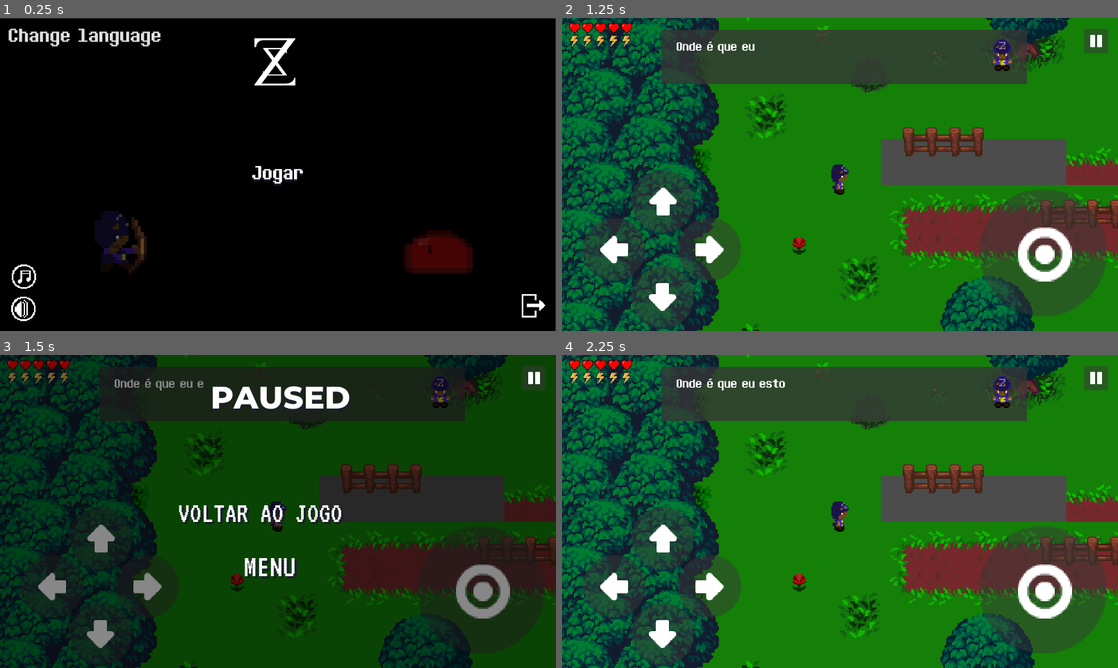
Above: before the commit, frames 1-4 (two rows, left to right).
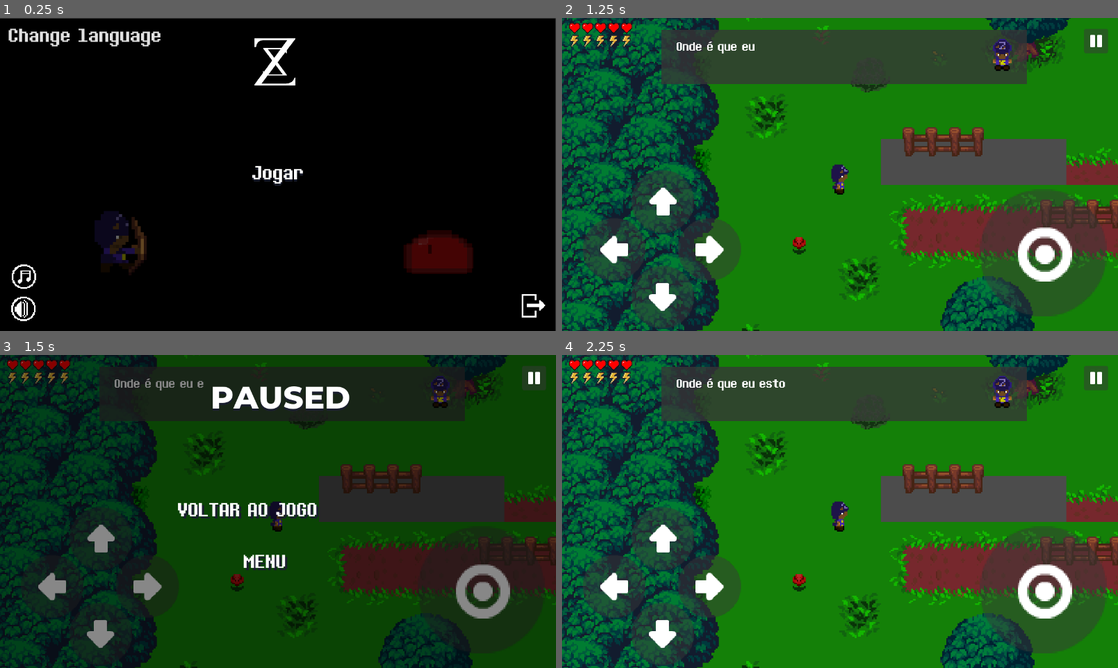
Above: after the commit, the same moments.

Repository: SynT8735/Blackout
Game: Godot game, scene res://Scenes/Menu/Menu.tscn
The game is run twice, just before and just after one commit, with the same random seed, the same clock (stepped at 60 frames per second) and the same inputs.
Inputs (mouse positions are in pixels of both pictures, inside the frame that each line leads up to):
- Up to frame 1 (0.25 s): no input
- Up to frame 2 (1.25 s): click "Jogar" at 0.5 s
- Up to frame 3 (1.5 s): click (533, 376) at 1.25 s
- Up to frame 4 (2.25 s): click "Voltar ao jogo" at 2 s

Frames 1-2 are identical in both runs. In frame 3, 1.8% of the frame differs, in the area x 32-62%, y 47-72%; in frame 4, nothing differs.

Commit message:
fixed other fonts

Diff:
--- a/Blackout/Organizado/Scenes/GameOver.tscn
+++ b/Blackout/Organizado/Scenes/GameOver.tscn
@@ -1,15 +1,15 @@
 [gd_scene load_steps=7 format=2]
 
 [ext_resource path="res://assets/scripts/GameOver.gd" type="Script" id=1]
-[ext_resource path="res://assets/font/VT323-Regular.ttf" type="DynamicFontData" id=2]
+[ext_resource path="res://assets/font/Determination2.ttf" type="DynamicFontData" id=2]
 [ext_resource path="res://Scenes/Menu/Buttons/playAgain.tscn" type="PackedScene" id=3]
 [ext_resource path="res://Scenes/Menu/Buttons/voltaraoMenu.tscn" type="PackedScene" id=4]
 
-[sub_resource type="DynamicFont" id=1]
-size = 94
+[sub_resource type="DynamicFont" id=2]
+size = 54
 font_data = ExtResource( 2 )
 
-[sub_resource type="StyleBoxEmpty" id=2]
+[sub_resource type="StyleBoxEmpty" id=3]
 
 [node name="GameOver" type="Control"]
 pause_mode = 2
@@ -29,7 +29,7 @@
 margin_top = 34.9109
 margin_right = 226.5
 margin_bottom = 129.911
-custom_fonts/font = SubResource( 1 )
+custom_fonts/font = SubResource( 2 )
 custom_colors/font_color_shadow = Color( 0.101961, 0.117647, 0.180392, 1 )
 custom_constants/shadow_offset_x = 5
 custom_constants/shadow_offset_y = 5
--- a/Blackout/Organizado/Scenes/Menu/Buttons/playAgain.tscn
+++ b/Blackout/Organizado/Scenes/Menu/Buttons/playAgain.tscn
@@ -1,12 +1,11 @@
 [gd_scene load_steps=4 format=2]
 
-[ext_resource path="res://assets/font/VT323-Regular.ttf" type="DynamicFontData" id=1]
+[ext_resource path="res://assets/font/Determination2.ttf" type="DynamicFontData" id=1]
 
-[sub_resource type="StyleBoxTexture" id=1]
+[sub_resource type="StyleBoxTexture" id=3]
 
 [sub_resource type="DynamicFont" id=2]
-resource_local_to_scene = true
-size = 74
+size = 54
 font_data = ExtResource( 1 )
 
 [node name="Button" type="Button"]
--- a/Blackout/Organizado/Scenes/Menu/Buttons/voltaraoJogo.tscn
+++ b/Blackout/Organizado/Scenes/Menu/Buttons/voltaraoJogo.tscn
@@ -1,9 +1,9 @@
 [gd_scene load_steps=3 format=2]
 
-[ext_resource path="res://assets/font/VT323-Regular.ttf" type="DynamicFontData" id=1]
+[ext_resource path="res://assets/font/Determination2.ttf" type="DynamicFontData" id=1]
 
-[sub_resource type="DynamicFont" id=1]
-size = 67
+[sub_resource type="DynamicFont" id=2]
+size = 54
 font_data = ExtResource( 1 )
 
 [node name="Button" type="Button"]
@@ -15,7 +15,7 @@
 [node name="Label" type="Label" parent="."]
 margin_right = 450.0
 margin_bottom = 60.0
-custom_fonts/font = SubResource( 1 )
+custom_fonts/font = SubResource( 2 )
 custom_colors/font_color_shadow = Color( 0.101961, 0.117647, 0.180392, 1 )
 custom_constants/shadow_offset_x = 5
 custom_constants/shadow_offset_y = 5
--- a/Blackout/Organizado/Scenes/Menu/Buttons/voltaraoMenu.tscn
+++ b/Blackout/Organizado/Scenes/Menu/Buttons/voltaraoMenu.tscn
@@ -1,9 +1,9 @@
 [gd_scene load_steps=3 format=2]
 
-[ext_resource path="res://assets/font/VT323-Regular.ttf" type="DynamicFontData" id=1]
+[ext_resource path="res://assets/font/Determination2.ttf" type="DynamicFontData" id=1]
 
-[sub_resource type="DynamicFont" id=1]
-size = 74
+[sub_resource type="DynamicFont" id=2]
+size = 54
 font_data = ExtResource( 1 )
 
 [node name="Button" type="Button"]
@@ -15,7 +15,7 @@
 [node name="Label" type="Label" parent="."]
 margin_right = 40.0
 margin_bottom = 14.0
-custom_fonts/font = SubResource( 1 )
+custom_fonts/font = SubResource( 2 )
 custom_colors/font_color_shadow = Color( 0.101961, 0.117647, 0.180392, 1 )
 custom_constants/shadow_offset_x = 5
 custom_constants/shadow_offset_y = 5
--- a/Blackout/Organizado/Scenes/World.tscn
+++ b/Blackout/Organizado/Scenes/World.tscn
@@ -266,7 +266,6 @@
 flat = true
 
 [node name="GameOverMenu" type="CanvasLayer" parent="."]
-editor/display_folded = true
 layer = 100
 
 [node name="GameOver" parent="GameOverMenu" instance=ExtResource( 15 )]
--- a/Blackout/Organizado/Scenes/slime.tscn
+++ b/Blackout/Organizado/Scenes/slime.tscn
@@ -1,36 +1,36 @@
 [gd_scene load_steps=63 format=2]
 
 [ext_resource path="res://assets/scripts/slime.gd" type="Script" id=1]
-[ext_resource path="res://assets/sprites/PNG/sprites/Slime/idle/Slime_left/slime_left_00.png" type="Texture" id=2]
-[ext_resource path="res://assets/sprites/PNG/sprites/Slime/idle/Slime_left/slime_left_01.png" type="Texture" id=3]
-[ext_resource path="res://assets/sprites/PNG/sprites/Slime/idle/Slime_left/slime_left_02.png" type="Texture" id=4]
-[ext_resource path="res://assets/sprites/PNG/sprites/Slime/idle/Slime_left/slime_left_03.png" type="Texture" id=5]
-[ext_resource path="res://assets/sprites/PNG/sprites/Slime/idle/Slime_left/slime_left_04.png" type="Texture" id=6]
-[ext_resource path="res://assets/sprites/PNG/sprites/Slime/idle/Slime_left/slime_left_05.png" type="Texture" id=7]
-[ext_resource path="res://assets/sprites/PNG/sprites/Slime/idle/Slime_left/slime_left_06.png" type="Texture" id=8]
-[ext_resource path="res://assets/sprites/PNG/sprites/Slime/idle/Slime_left/slime_left_07.png" type="Texture" id=9]
-[ext_resource path="res://assets/sprites/PNG/sprites/Slime/idle/Slime_left/slime_left_08.png" type="Texture" id=10]
-[ext_resource path="res://assets/sprites/PNG/sprites/Slime/idle/Slime_left/slime_left_09.png" type="Texture" id=11]
-[ext_resource path="res://assets/sprites/PNG/sprites/Slime/idle/Slime_left/slime_left_10.png" type="Texture" id=12]
-[ext_resource path="res://assets/sprites/PNG/sprites/Slime/idle/Slime_left/slime_left_11.png" type="Texture" id=13]
-[ext_resource path="res://assets/sprites/PNG/sprites/Slime/idle/Slime_left/slime_left_12.png" type="Texture" id=14]
-[ext_resource path="res://assets/sprites/PNG/sprites/Slime/idle/Slime_left/slime_left_13.png" type="Texture" id=15]
-[ext_resource path="res://assets/sprites/PNG/sprites/Slime/idle/Slime_left/slime_left_14.png" type="Texture" id=16]
-[ext_resource path="res://assets/sprites/PNG/sprites/Slime/idle/Slime_right/slime_right_00.png" type="Texture" id=17]
-[ext_resource path="res://assets/sprites/PNG/sprites/Slime/idle/Slime_right/slime_right_01.png" type="Texture" id=18]
-[ext_resource path="res://assets/sprites/PNG/sprites/Slime/idle/Slime_right/slime_right_02.png" type="Texture" id=19]
-[ext_resource path="res://assets/sprites/PNG/sprites/Slime/idle/Slime_right/slime_right_03.png" type="Texture" id=20]
-[ext_resource path="res://assets/sprites/PNG/sprites/Slime/idle/Slime_right/slime_right_04.png" type="Texture" id=21]
-[ext_resource path="res://assets/sprites/PNG/sprites/Slime/idle/Slime_right/slime_right_05.png" type="Texture" id=22]
-[ext_resource path="res://assets/sprites/PNG/sprites/Slime/idle/Slime_right/slime_right_06.png" type="Texture" id=23]
-[ext_resource path="res://assets/sprites/PNG/sprites/Slime/idle/Slime_right/slime_right_07.png" type="Texture" id=24]
-[ext_resource path="res://assets/sprites/PNG/sprites/Slime/idle/Slime_right/slime_right_08.png" type="Texture" id=25]
-[ext_resource path="res://assets/sprites/PNG/sprites/Slime/idle/Slime_right/slime_right_09.png" type="Texture" id=26]
-[ext_resource path="res://assets/sprites/PNG/sprites/Slime/idle/Slime_right/slime_right_10.png" type="Texture" id=27]
-[ext_resource path="res://assets/sprites/PNG/sprites/Slime/idle/Slime_right/slime_right_11.png" type="Texture" id=28]
-[ext_resource path="res://assets/sprites/PNG/sprites/Slime/idle/Slime_right/slime_right_12.png" type="Texture" id=29]
-[ext_resource path="res://assets/sprites/PNG/sprites/Slime/idle/Slime_right/slime_right_13.png" type="Texture" id=30]
-[ext_resource path="res://assets/sprites/PNG/sprites/Slime/idle/Slime_right/slime_right_14.png" type="Texture" id=31]
+[ext_resource path="res://assets/sprites/PNG/sprites/Slime/idle/Slime_right/slime_right_00.png" type="Texture" id=2]
+[ext_resource path="res://assets/sprites/PNG/sprites/Slime/idle/Slime_right/slime_right_01.png" type="Texture" id=3]
+[ext_resource path="res://assets/sprites/PNG/sprites/Slime/idle/Slime_right/slime_right_02.png" type="Texture" id=4]
+[ext_resource path="res://assets/sprites/PNG/sprites/Slime/idle/Slime_right/slime_right_03.png" type="Texture" id=5]
+[ext_resource path="res://assets/sprites/PNG/sprites/Slime/idle/Slime_right/slime_right_04.png" type="Texture" id=6]
+[ext_resource path="res://assets/sprites/PNG/sprites/Slime/idle/Slime_right/slime_right_05.png" type="Texture" id=7]
+[ext_resource path="res://assets/sprites/PNG/sprites/Slime/idle/Slime_right/slime_right_06.png" type="Texture" id=8]
+[ext_resource path="res://assets/sprites/PNG/sprites/Slime/idle/Slime_right/slime_right_07.png" type="Texture" id=9]
+[ext_resource path="res://assets/sprites/PNG/sprites/Slime/idle/Slime_right/slime_right_08.png" type="Texture" id=10]
+[ext_resource path="res://assets/sprites/PNG/sprites/Slime/idle/Slime_right/slime_right_09.png" type="Texture" id=11]
+[ext_resource path="res://assets/sprites/PNG/sprites/Slime/idle/Slime_right/slime_right_10.png" type="Texture" id=12]
+[ext_resource path="res://assets/sprites/PNG/sprites/Slime/idle/Slime_right/slime_right_11.png" type="Texture" id=13]
+[ext_resource path="res://assets/sprites/PNG/sprites/Slime/idle/Slime_right/slime_right_12.png" type="Texture" id=14]
+[ext_resource path="res://assets/sprites/PNG/sprites/Slime/idle/Slime_right/slime_right_13.png" type="Texture" id=15]
+[ext_resource path="res://assets/sprites/PNG/sprites/Slime/idle/Slime_right/slime_right_14.png" type="Texture" id=16]
+[ext_resource path="res://assets/sprites/PNG/sprites/Slime/idle/Slime_left/slime_left_00.png" type="Texture" id=17]
+[ext_resource path="res://assets/sprites/PNG/sprites/Slime/idle/Slime_left/slime_left_01.png" type="Texture" id=18]
+[ext_resource path="res://assets/sprites/PNG/sprites/Slime/idle/Slime_left/slime_left_02.png" type="Texture" id=19]
+[ext_resource path="res://assets/sprites/PNG/sprites/Slime/idle/Slime_left/slime_left_03.png" type="Texture" id=20]
+[ext_resource path="res://assets/sprites/PNG/sprites/Slime/idle/Slime_left/slime_left_04.png" type="Texture" id=21]
+[ext_resource path="res://assets/sprites/PNG/sprites/Slime/idle/Slime_left/slime_left_05.png" type="Texture" id=22]
+[ext_resource path="res://assets/sprites/PNG/sprites/Slime/idle/Slime_left/slime_left_06.png" type="Texture" id=23]
+[ext_resource path="res://assets/sprites/PNG/sprites/Slime/idle/Slime_left/slime_left_07.png" type="Texture" id=24]
+[ext_resource path="res://assets/sprites/PNG/sprites/Slime/idle/Slime_left/slime_left_08.png" type="Texture" id=25]
+[ext_resource path="res://assets/sprites/PNG/sprites/Slime/idle/Slime_left/slime_left_09.png" type="Texture" id=26]
+[ext_resource path="res://assets/sprites/PNG/sprites/Slime/idle/Slime_left/slime_left_10.png" type="Texture" id=27]
+[ext_resource path="res://assets/sprites/PNG/sprites/Slime/idle/Slime_left/slime_left_11.png" type="Texture" id=28]
+[ext_resource path="res://assets/sprites/PNG/sprites/Slime/idle/Slime_left/slime_left_12.png" type="Texture" id=29]
+[ext_resource path="res://assets/sprites/PNG/sprites/Slime/idle/Slime_left/slime_left_13.png" type="Texture" id=30]
+[ext_resource path="res://assets/sprites/PNG/sprites/Slime/idle/Slime_left/slime_left_14.png" type="Texture" id=31]
 [ext_resource path="res://assets/sprites/PNG/sprites/Slime/idle/Slime_back/slime_back_00.png" type="Texture" id=32]
 [ext_resource path="res://assets/sprites/PNG/sprites/Slime/idle/Slime_back/slime_back_01.png" type="Texture" id=33]
 [ext_resource path="res://assets/sprites/PNG/sprites/Slime/idle/Slime_back/slime_back_02.png" type="Texture" id=34]
@@ -64,13 +64,13 @@
 animations = [ {
 "frames": [ ExtResource( 2 ), ExtResource( 3 ), ExtResource( 4 ), ExtResource( 5 ), ExtResource( 6 ), ExtResource( 7 ), ExtResource( 8 ), ExtResource( 9 ), ExtResource( 10 ), ExtResource( 11 ), ExtResource( 12 ), ExtResource( 13 ), ExtResource( 14 ), ExtResource( 15 ), ExtResource( 16 ) ],
 "loop": true,
-"name": "left",
-"speed": 12.0
+"name": "right",
+"speed": 8.0
 }, {
 "frames": [ ExtResource( 17 ), ExtResource( 18 ), ExtResource( 19 ), ExtResource( 20 ), ExtResource( 21 ), ExtResource( 22 ), ExtResource( 23 ), ExtResource( 24 ), ExtResource( 25 ), ExtResource( 26 ), ExtResource( 27 ), ExtResource( 28 ), ExtResource( 29 ), ExtResource( 30 ), ExtResource( 31 ) ],
 "loop": true,
-"name": "right",
-"speed": 8.0
+"name": "left",
+"speed": 12.0
 }, {
 "frames": [ ExtResource( 32 ), ExtResource( 33 ), ExtResource( 34 ), ExtResource( 35 ), ExtResource( 36 ), ExtResource( 37 ), ExtResource( 38 ), ExtResource( 39 ), ExtResource( 40 ), ExtResource( 41 ), ExtResource( 42 ), ExtResource( 43 ), ExtResource( 44 ), ExtResource( 45 ), ExtResource( 46 ) ],
 "loop": true,
@@ -117,7 +117,7 @@
 [node name="AnimatedSprite" type="AnimatedSprite" parent="."]
 frames = SubResource( 1 )
 animation = "left"
-frame = 6
+frame = 2
 playing = true
 
 [node name="CollisionPolygon2D" type="CollisionPolygon2D" parent="."]
Not shown: 1 places in Blackout/Organizado/Scenes/GameOver.tscn that only renumber resources
Not shown: 1 places in Blackout/Organizado/Scenes/Menu/Buttons/playAgain.tscn that only renumber resources
